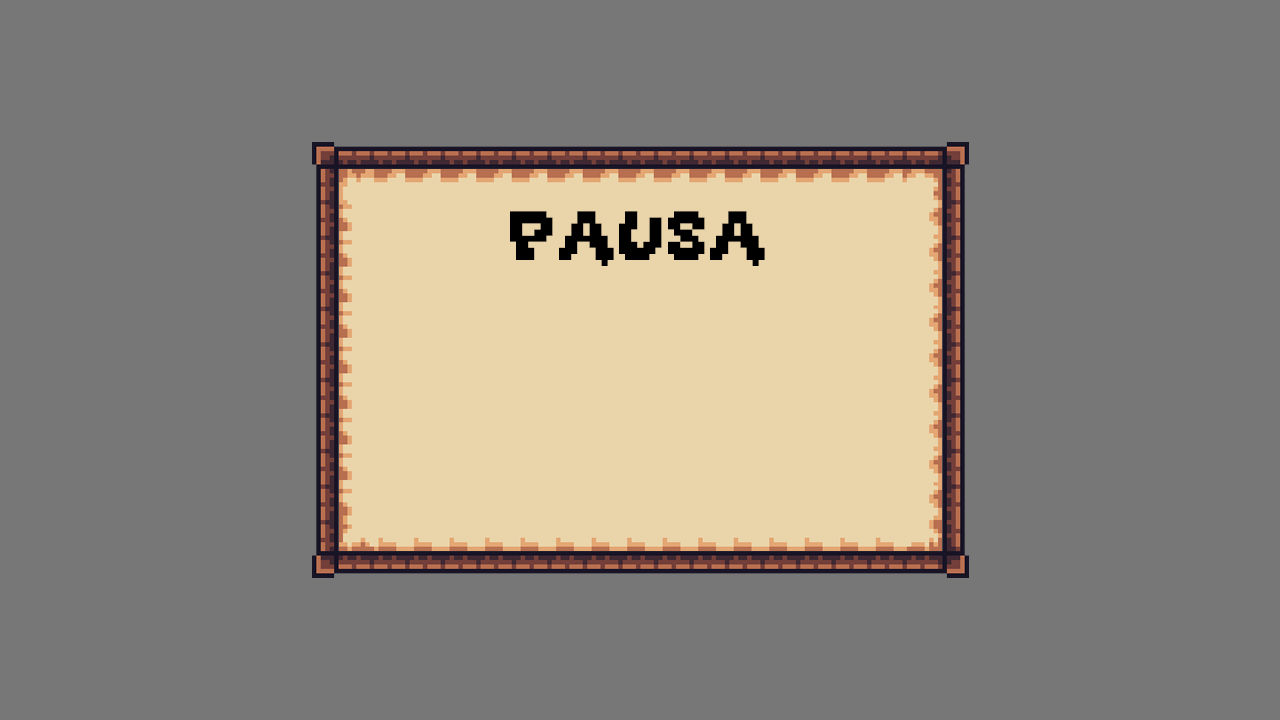
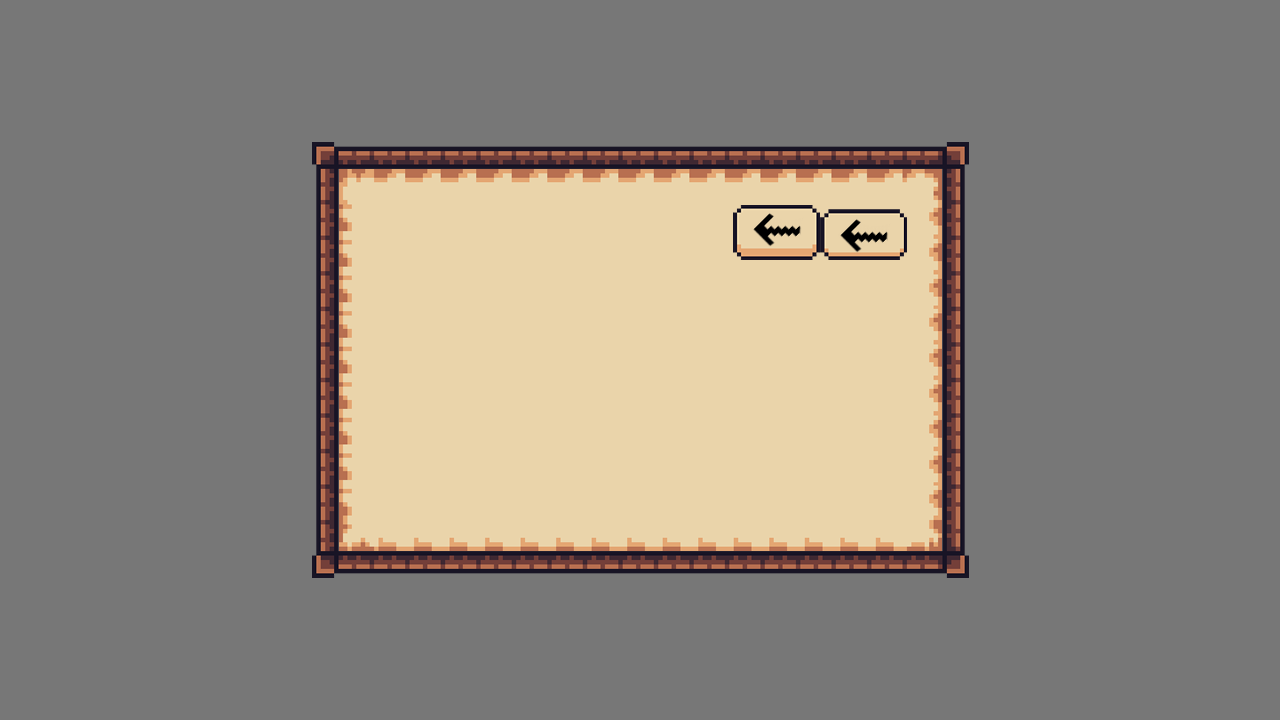
Layered file, before and after one edit (1280×720). Changes by layer:
hid group "Títulos" (3 layers) over [510, 211, 838, 266]
hid "PAUSA" over [510, 211, 765, 266]
added group "cerrar" with 6 layers above "Botones" over [733, 205, 907, 260]
added layer "flecha" (1st of 2, in "cerrar") in group "cerrar" over [838, 219, 891, 253]
added layer "Botón pulsado" (1st of 3, in "cerrar") in group "cerrar" over [820, 209, 907, 260]
added layer "flecha" (2nd of 2, in "cerrar") in group "cerrar" over [751, 213, 802, 247]
added layer "Botón" (1st of 3, in "cerrar") in group "cerrar" over [733, 205, 820, 260]
